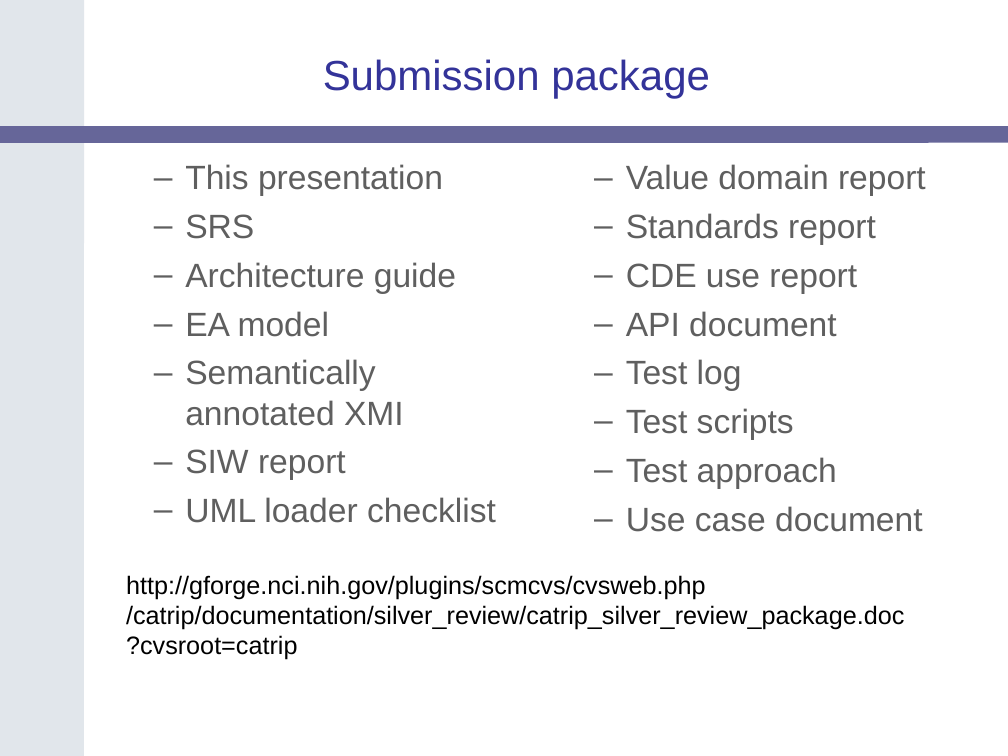
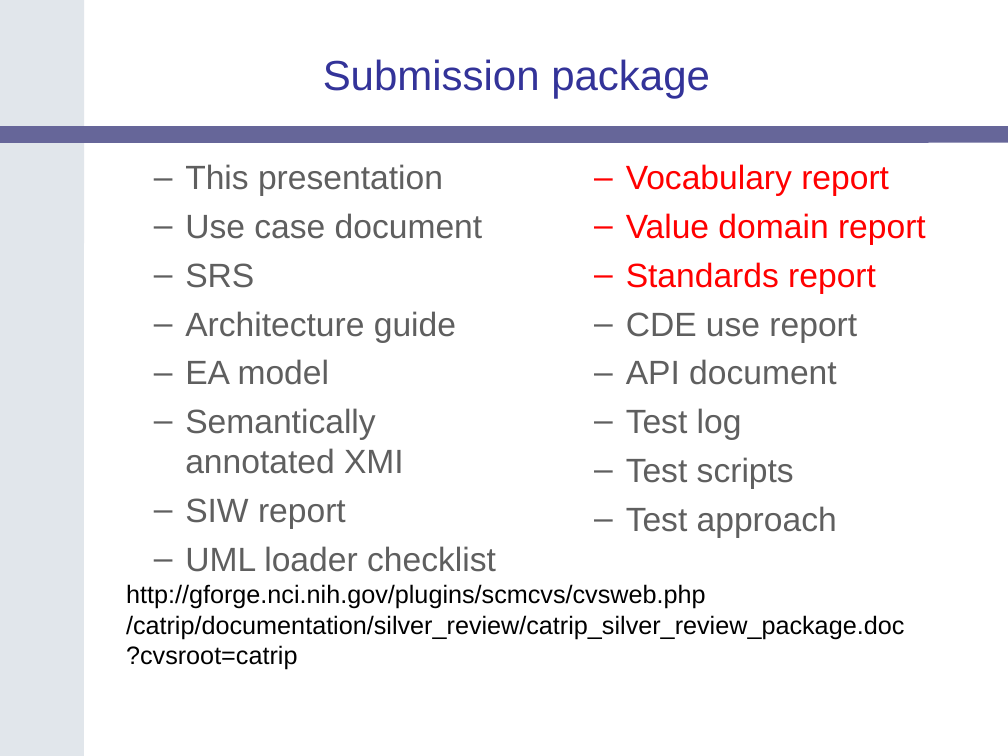
Before and after one commit to NCIP/catrip, a slide deck: slide 29 of catrip/documentation/presentations/silver_review_2006_12_08/catrip_silver_review.ppt. Drawn at 1008x756 pixels with LibreOffice and Linux fonts; fonts in the diff are those of the drawing; background and template pictures are left out. Boxes give left, top, right and bottom in pixels: in the first picture for what was removed or moved away, otherwise in the second. Text is boxed around its words. In the diff, an @@ line names an element or a change of style, - is before the commit and + after.

```diff
--- a/catrip/documentation/presentations/silver_review_2006_12_08/catrip_silver_review.ppt
+++ b/catrip/documentation/presentations/silver_review_2006_12_08/catrip_silver_review.ppt
@@ text at (626,164,889,196): paragraph added @@
+  – Vocabulary report
@@ text at (185,213,483,239): paragraph added @@
+  – Use case document
@@ text at (626,213,926,294): text colour #5F5F5F to #FF0000 in "Value domain report", "Standards report"; bullet colour #5F5F5F to #FF0000 @@
@@ text at (626,506,923,532): paragraph removed @@
-  – Use case document
@@ text "http://gforge.nci.nih.gov/plugins/scmcvs/cvsweb.php /catrip/ ...": place and size @@
-text "http://gforge.nci.nih.gov/plugins/scmcvs/cvsweb.php /catrip/ ..." at (126,575,904,660)
+text "http://gforge.nci.nih.gov/plugins/scmcvs/cvsweb.php /catrip/ ..." at (126,584,904,669)
```
Also in this commit, not shown: 1 other slide changed.
